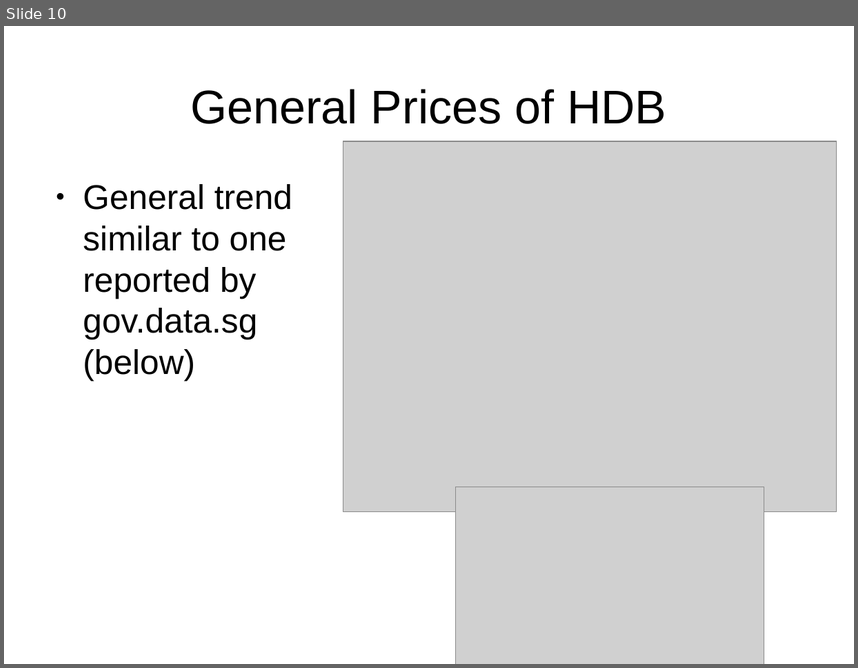
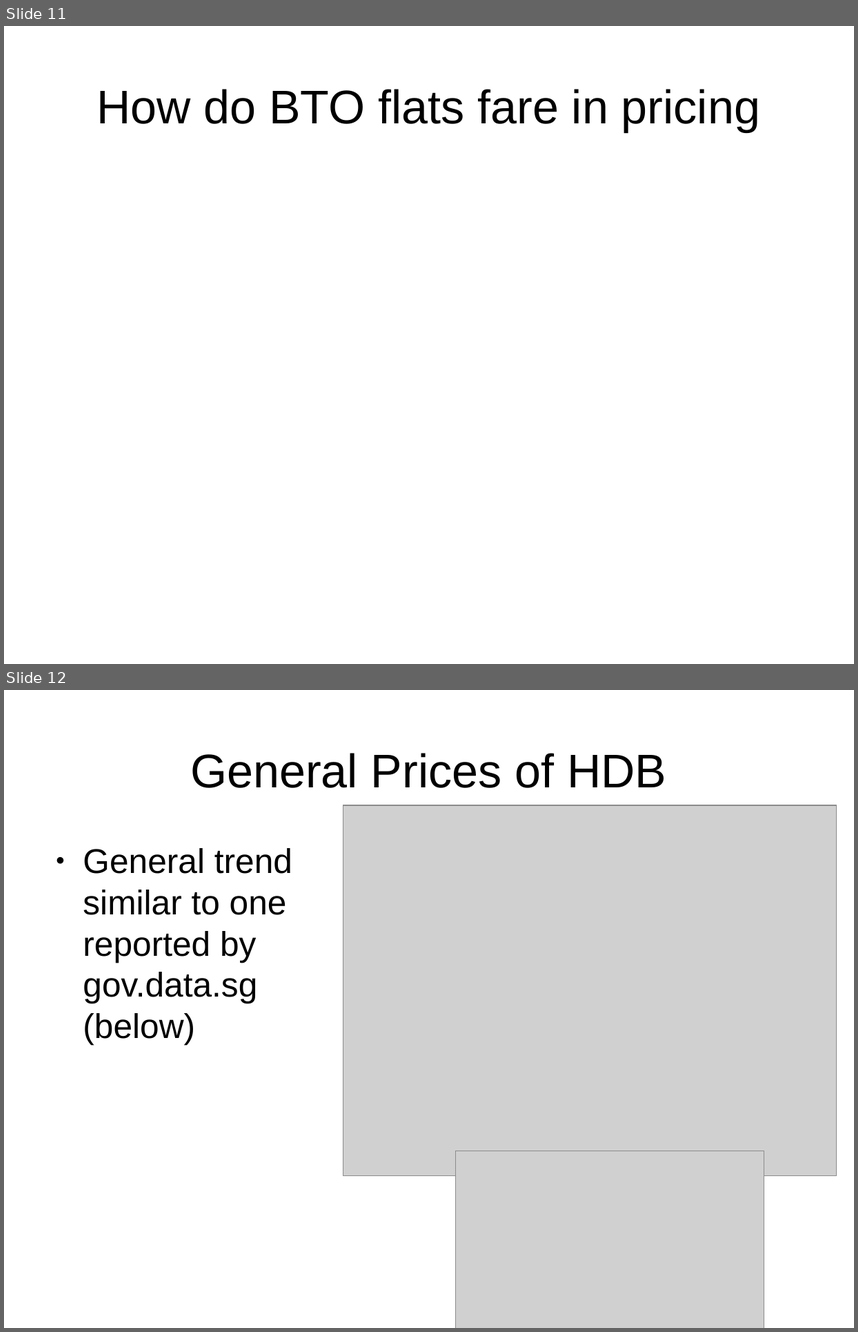
Before and after one commit to leexa90/HDB-prices, a slide deck: presentation.odp. Shown one above the other, each under a label of ours: slide 10 before the commit, slides 11 and 12 after it. The pictures are 858x668 and 858x1332 pixels, drawn with LibreOffice and Linux fonts; fonts in the diff are those of the drawing; grey boxes stand for pictures. Boxes give left, top, right and bottom in pixels: in the first picture for what was removed or moved away, otherwise in the second. Text is boxed around its words. In the diff, an @@ line names an element or a change of style, - is before the commit and + after.

```diff
--- a/presentation.odp
+++ b/presentation.odp
@@ slide 11 added at [4, 26, 854, 664], background #FFFFFF @@
@@ title added at [96, 89, 760, 132], 44 pt, text #000000 @@
+How do BTO flats fare in pricing
@@ what was slide 10 is now slide 12 @@
```
Also in this commit, not shown: 1 slide changed, 2 other slides added, 1 slide removed.
